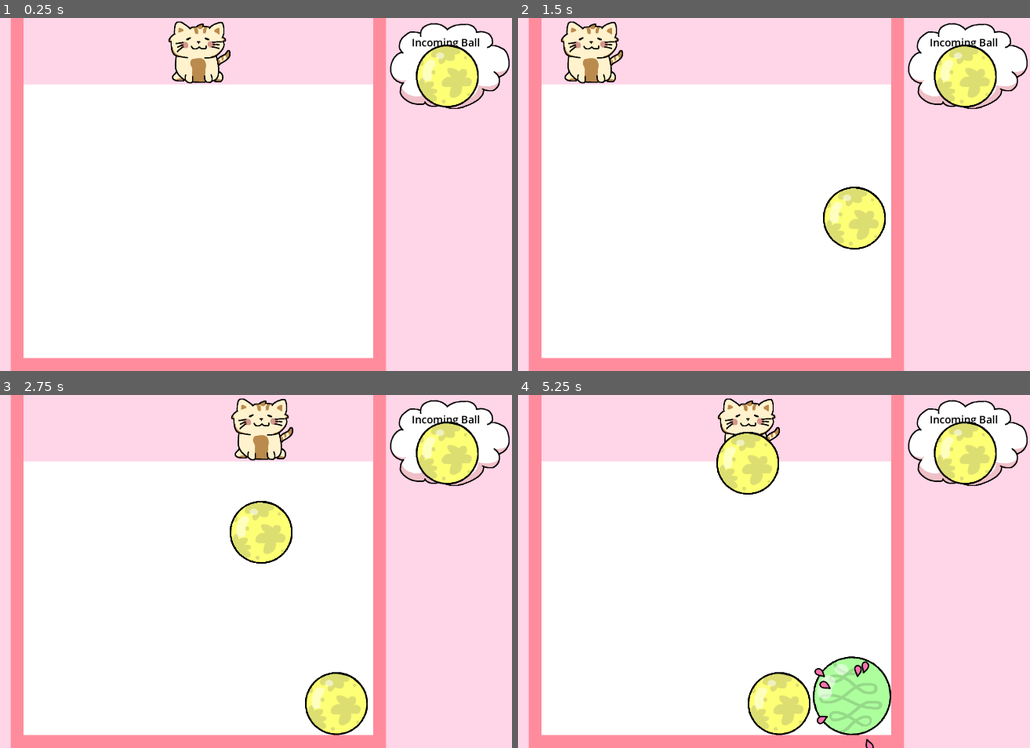
Above: before the commit, frames 1-4 (two rows, left to right).
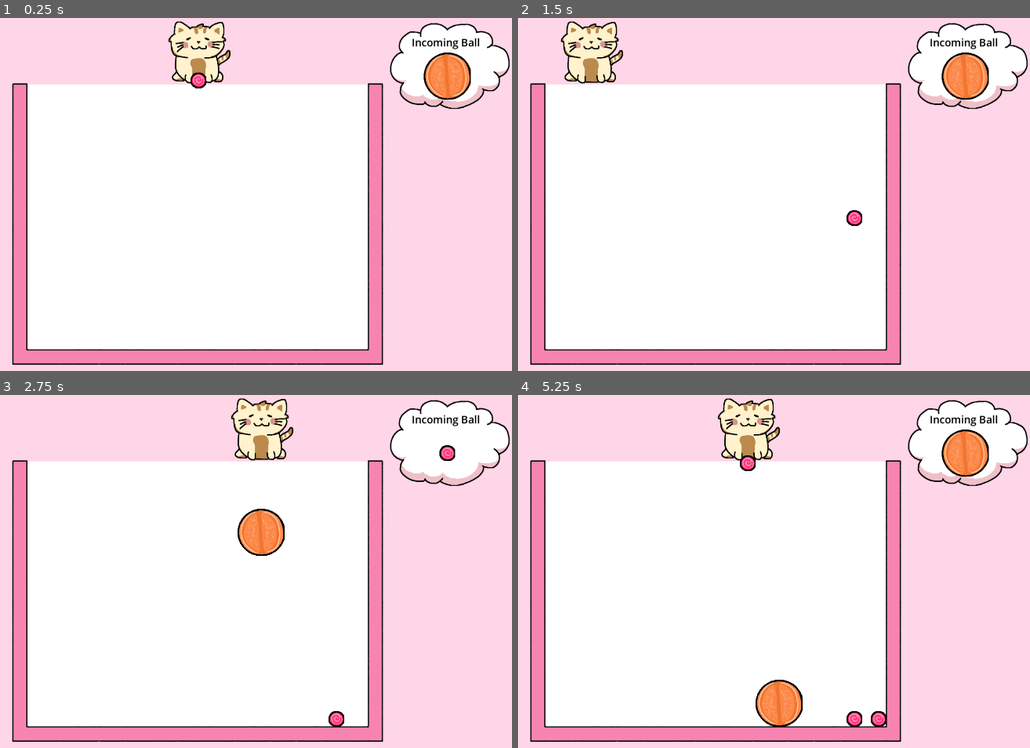
Above: after the commit, the same moments.

Repository: jadicodes/candy-drop
Game: Godot game, scene res://world/world.tscn
Two runs of this game, one before a commit and one after it. Both use one fixed random seed, a clock stepped at 60 frames per second and the inputs below.
Inputs (mouse positions are in pixels of both pictures, inside the frame that each line leads up to):
- Up to frame 1 (0.25 s): no input
- Up to frame 2 (1.5 s): tap Enter at 0.5 s; move the mouse to (855, 176) at 0.52 s; press the mouse at (855, 176) at 0.53 s; move the mouse to (589, 212) at 1.27 s; release the mouse at (589, 212) at 1.28 s; click (589, 212) at 1.35 s
- Up to frame 3 (2.75 s): move the mouse to (261, 493) at 2.02 s; press the mouse at (261, 493) at 2.03 s
- Up to frame 4 (5.25 s): move the mouse to (686, 642) at 2.77 s; release the mouse at (686, 642) at 2.78 s; click (686, 642) at 2.85 s; move the mouse to (902, 624) at 3.52 s; press the mouse at (902, 624) at 3.53 s; move the mouse to (528, 518) at 4.27 s; release the mouse at (528, 518) at 4.28 s; click (528, 518) at 4.35 s; move the mouse to (748, 571) at 5.02 s; press the mouse at (748, 571) at 5.03 s

The runs differ from the first frame. In frame 1, 8.8% of the frame differs, in the area x 2-94%, y 0-100%; in frame 2, 10%; in frame 3, 12%; in frame 4, 15%.

Commit message:
Clamp cat depending on ball radius

Diff:
--- a/project/cat/cat.gd
+++ b/project/cat/cat.gd
@@ -5,7 +5,7 @@
 const ORANGE = preload("res://ball/orange_ball.png")
 
 var ball_queue: Array
-
+var _offset_amount
 
 func _ready() -> void:
 	ball_queue = BallSelector.get_queue()
@@ -13,15 +13,18 @@
 
 
 func _physics_process(_delta) -> void:
-	global_position.x = clamp(get_global_mouse_position().x, 426 + $Collision.shape.radius/2, 1494 - $Collision.shape.radius/2)
+	global_position.x = clamp(get_global_mouse_position().x, 426 + $Collision.shape.radius/2 + _offset_amount, 1494 - $Collision.shape.radius/2 - _offset_amount)
 
 
 func _next_ball() -> void:
 	if ball_queue[0] == 0:
 		$HoldItem.texture = PINK
+		_offset_amount = 1
 	if ball_queue[0] == 1:
 		$HoldItem.texture = RED
+		_offset_amount = 24
 	if ball_queue[0] == 2:
+		_offset_amount = 48
 		$HoldItem.texture = ORANGE
 
 
--- a/project/world/ball_selector.gd
+++ b/project/world/ball_selector.gd
@@ -1,6 +1,6 @@
 extends Node
 
-var throwable_balls = [3]
+var throwable_balls = [0, 1, 2]
 var all_balls = [0, 1, 2, 3, 4, 5, 6, 7]
 var ball_queue = []
 
--- a/project/world/world.tscn
+++ b/project/world/world.tscn
@@ -1,10 +1,13 @@
-[gd_scene load_steps=10 format=3 uid="uid://dpexjv1puyyhu"]
+[gd_scene load_steps=11 format=3 uid="uid://dpexjv1puyyhu"]
 
-[ext_resource type="PackedScene" uid="uid://dw4rjw0b2g65g" path="res://world/wall/wall.tscn" id="1_3v22x"]
 [ext_resource type="Script" path="res://world/world.gd" id="1_n5cpv"]
 [ext_resource type="PackedScene" uid="uid://bh7tdnn74p43n" path="res://cat/cat.tscn" id="3_8k7rl"]
 [ext_resource type="PackedScene" uid="uid://p7xfudp5872f" path="res://world/incoming_ball_display.tscn" id="4_rg6vh"]
+[ext_resource type="Texture2D" uid="uid://1ng3jp6oki5y" path="res://world/walls.png" id="5_art37"]
 [ext_resource type="PackedScene" uid="uid://ddcyx76wfjr33" path="res://world/particles.tscn" id="5_d0fa3"]
+
+[sub_resource type="RectangleShape2D" id="RectangleShape2D_ie0kb"]
+size = Vector2(44, 1056.37)
 
 [sub_resource type="SegmentShape2D" id="SegmentShape2D_xtiqc"]
 a = Vector2(1133, -8)
@@ -65,24 +68,9 @@
 offset_left = 420.0
 offset_top = 230.0
 offset_right = 1500.0
-offset_bottom = 1080.0
+offset_bottom = 1037.0
 grow_horizontal = 2
 grow_vertical = 0
-
-[node name="WallContainer" type="Node" parent="."]
-
-[node name="WallLeft" parent="WallContainer" instance=ExtResource("1_3v22x")]
-position = Vector2(385, 0)
-
-[node name="WallRight" parent="WallContainer" instance=ExtResource("1_3v22x")]
-position = Vector2(1495, 0)
-
-[node name="Floor" parent="WallContainer" instance=ExtResource("1_3v22x")]
-position = Vector2(1500, 1040)
-rotation = 1.5708
-
-[node name="Cat" parent="." instance=ExtResource("3_8k7rl")]
-position = Vector2(594, 108)
 
 [node name="Timer" type="Timer" parent="."]
 one_shot = true
@@ -96,22 +84,44 @@
 initial_velocity_min = 52.86
 initial_velocity_max = 52.86
 
+[node name="DoNotCrossLine" type="ColorRect" parent="."]
+offset_left = 415.0
+offset_top = 203.0
+offset_right = 1512.0
+offset_bottom = 243.0
+
+[node name="Walls" type="StaticBody2D" parent="."]
+position = Vector2(958, 631)
+
+[node name="WallSprite" type="Sprite2D" parent="Walls"]
+texture = ExtResource("5_art37")
+
+[node name="CollisionShape2D" type="CollisionShape2D" parent="Walls"]
+position = Vector2(-544, -3.75)
+shape = SubResource("RectangleShape2D_ie0kb")
+
+[node name="CollisionShape2D2" type="CollisionShape2D" parent="Walls"]
+position = Vector2(544, 0)
+shape = SubResource("RectangleShape2D_ie0kb")
+
+[node name="CollisionShape2D3" type="CollisionShape2D" parent="Walls"]
+position = Vector2(2.8125, 406)
+rotation = 1.5708
+shape = SubResource("RectangleShape2D_ie0kb")
+
 [node name="DangerLine" type="Area2D" parent="."]
 
 [node name="CollisionShape" type="CollisionShape2D" parent="DangerLine"]
 position = Vector2(377, 210)
 shape = SubResource("SegmentShape2D_xtiqc")
 
-[node name="DoNotCrossLine" type="ColorRect" parent="."]
-offset_left = 415.0
-offset_top = 203.0
-offset_right = 1512.0
-offset_bottom = 243.0
-
 [node name="AnimationPlayer" type="AnimationPlayer" parent="."]
 libraries = {
 "": SubResource("AnimationLibrary_4m6c7")
 }
+
+[node name="Cat" parent="." instance=ExtResource("3_8k7rl")]
+position = Vector2(594, 108)
 
 [node name="LoseTimer" type="Timer" parent="."]
 wait_time = 5.0
Binary file added: project/world/walls.png
Not shown, added: project/world/walls.png.import
